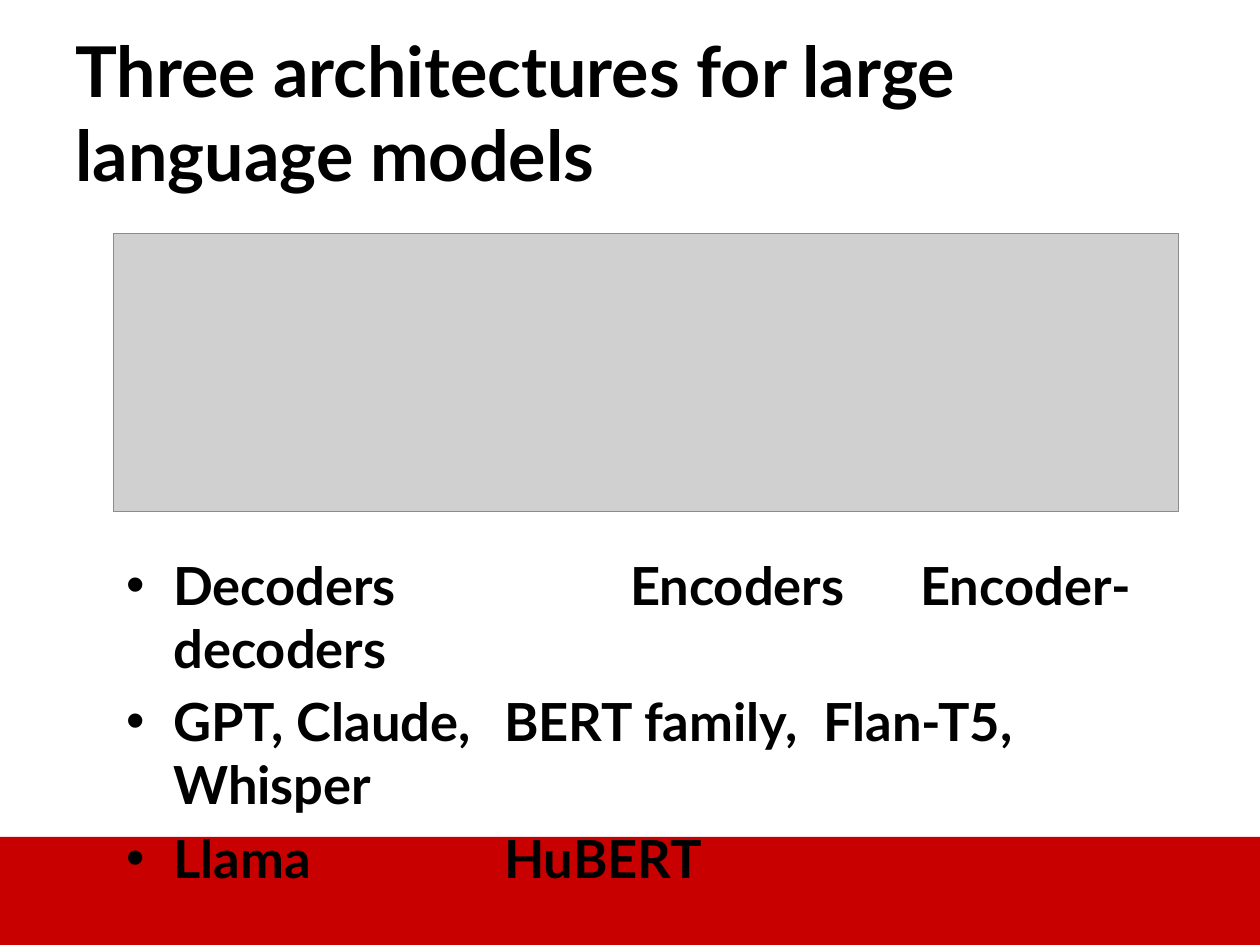
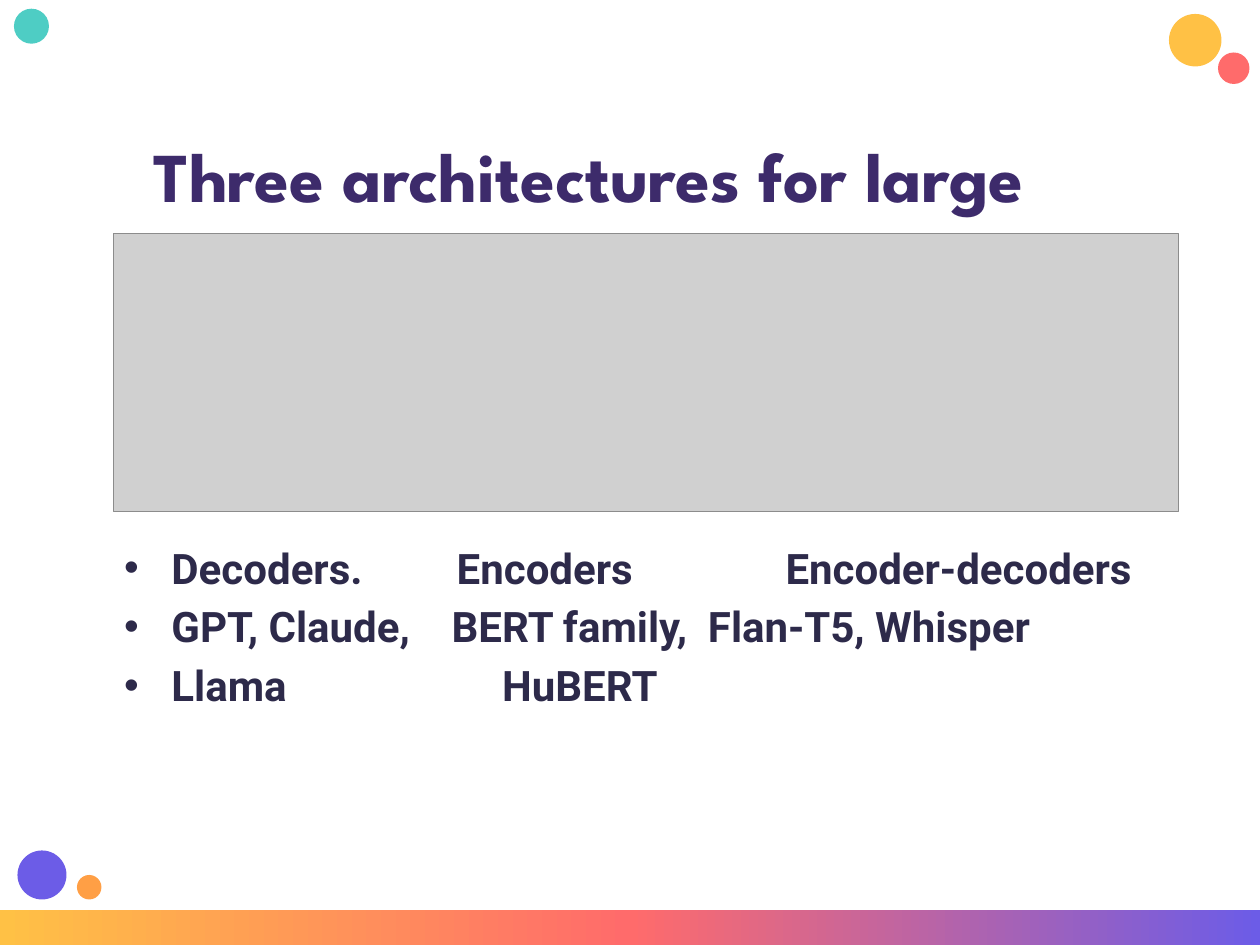
Before and after one commit to dantongyu/d2l-pytorch-colab, a slide deck: slide 22 of Presentations/Day-3-Attention-Transformer-ChatGPT.pptx (slide 23 before the commit). Drawn at 1260x945 pixels with LibreOffice and Linux fonts; fonts in the diff are those of the drawing; grey boxes stand for pictures; background and template pictures are left out. Boxes give left, top, right and bottom in pixels: in the first picture for what was removed or moved away, otherwise in the second. Text is boxed around its words. In the diff, an @@ line names an element or a change of style, - is before the commit and + after.

```diff
--- a/Presentations/Day-3-Attention-Transformer-ChatGPT.pptx
+++ b/Presentations/Day-3-Attention-Transformer-ChatGPT.pptx
@@ ellipse added at (x1=14, y1=9, x2=49, y2=44), fill #4ECDC4 @@
@@ ellipse added at (x1=1169, y1=14, x2=1222, y2=67), fill #FFC145 @@
@@ ellipse added at (x1=1218, y1=53, x2=1250, y2=84), fill #FF6B6B @@
@@ title "Three architectures for large language ..." moved from (x1=76, y1=45, x2=955, y2=194) to (x1=153, y1=153, x2=1024, y2=234) @@
@@ title "Three architectures for large language ..." at (x1=153, y1=153, x2=1024, y2=234): font Lato to League Spartan, text colour #000000 to #3D2B6B @@
@@ text "Decoders. Encoders Encoder-decoders" moved from (x1=173, y1=566, x2=1131, y2=879) to (x1=171, y1=552, x2=1132, y2=702) @@
@@ text at (x1=171, y1=552, x2=1132, y2=585): text changed; size 30 to 24 pt; font Lato to Roboto; text colour #000000 to #2D2A4A @@
-• Decoders Encoders Encoder-decoders
+• Decoders. Encoders Encoder-decoders
@@ text at (x1=171, y1=610, x2=1030, y2=702): size 30 to 24 pt, font Lato to Roboto, text colour #000000 to #2D2A4A in "GPT, Claude, BERT family, Flan-T5, Whisper", "Llama HuBERT"; less space between paragraphs @@
@@ ellipse added at (x1=18, y1=850, x2=67, y2=900), fill #6C5CE7 @@
@@ ellipse added at (x1=77, y1=874, x2=101, y2=898), fill #FF9F45 @@
@@ rectangle resized from (x1=0, y1=837, x2=1260, y2=945) to (x1=0, y1=910, x2=1260, y2=945) @@
@@ rectangle at (x1=0, y1=910, x2=1260, y2=945): fill #C80000 to gradient #FFC145 to #FF6B6B to #6C5CE7 @@
```
Also in this commit, not shown: 29 other slides changed, 1 slide removed, 1 other file.
